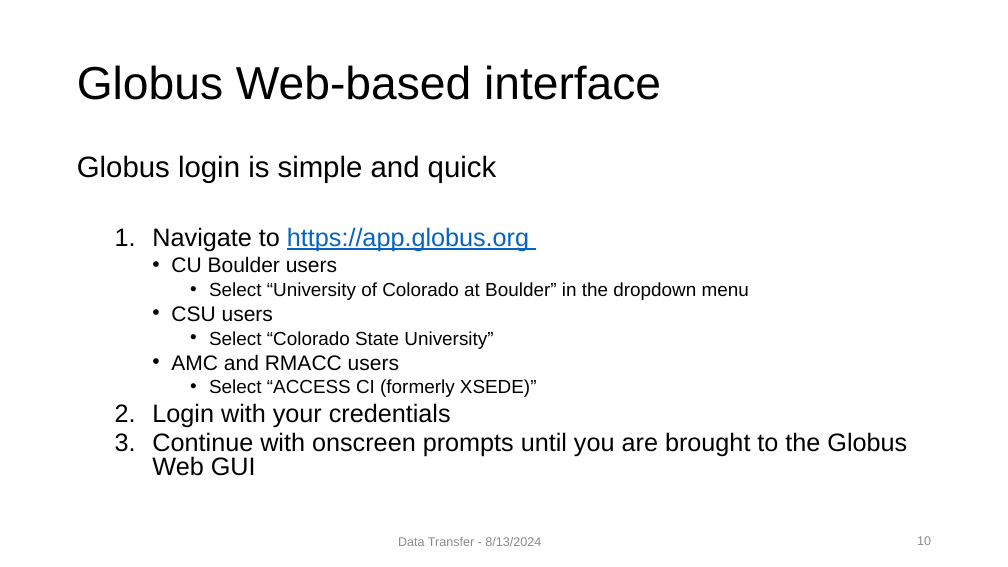
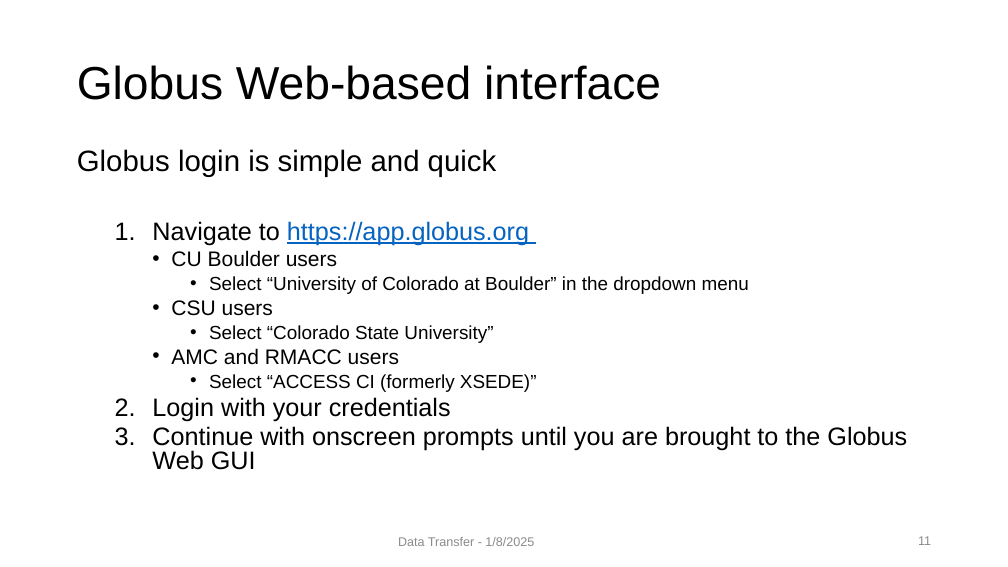
Before and after one commit to mohalkh5/hpc_fundamentals_micro_credential, a slide deck: slide 11 of transferring_data/File_transfer.pptx (slide 10 before the commit). Drawn at 1008x567 pixels with LibreOffice and Linux fonts; fonts in the diff are those of the drawing; background and template pictures are left out. Boxes give left, top, right and bottom in pixels: in the first picture for what was removed or moved away, otherwise in the second. Text is boxed around its words. In the diff, an @@ line names an element or a change of style, - is before the commit and + after.

Commit message:
Updating File_Transfer.pdf and File_Transfer.pptx
Updates made:
 - updated the date
 - added UST slide
 - fixed 2 links for RTD

```diff
--- a/transferring_data/File_transfer.pptx
+++ b/transferring_data/File_transfer.pptx
@@ text "Globus login is simple and ...": place and size @@
-text "Globus login is simple and ..." at <box>77,155,907,476</box>
+text "Globus login is simple and ..." at <box>77,149,907,470</box>
@@ text at <box>398,537,534,546</box>: text changed @@
-Data Transfer - 8/13/2024
+Data Transfer - 1/8/2025
@@ page number at <box>918,536,931,545</box>: text changed @@
-10
+11
```
Also in this commit, not shown: 19 other slides changed, 1 slide added, 1 other file.
